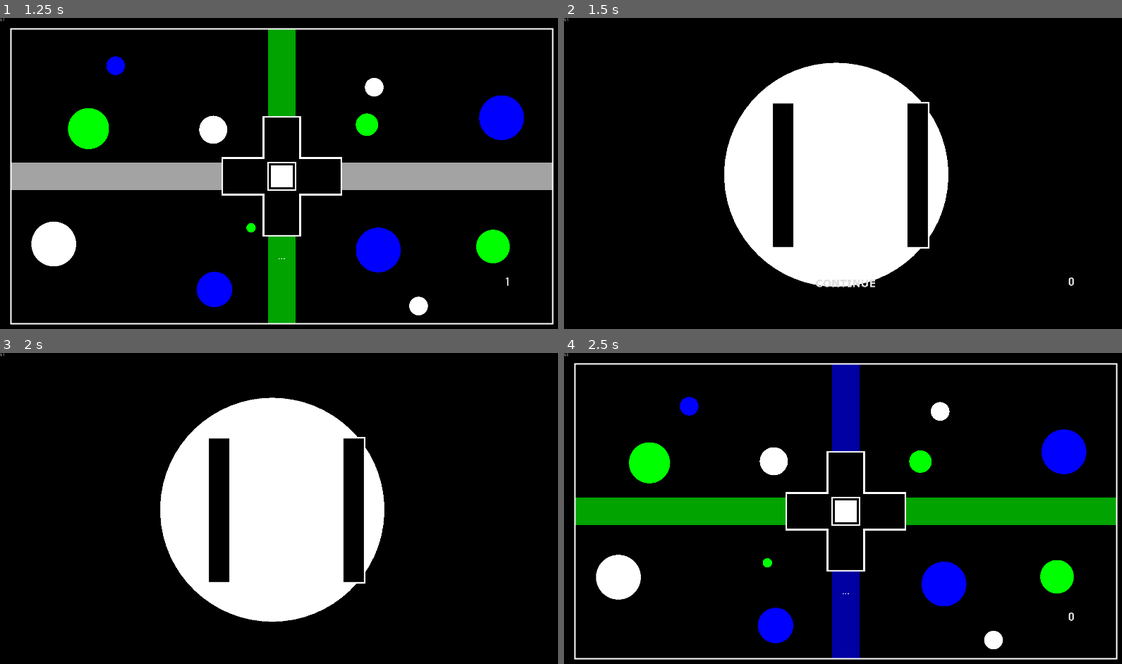
Above: before the commit, frames 1-4 (two rows, left to right).
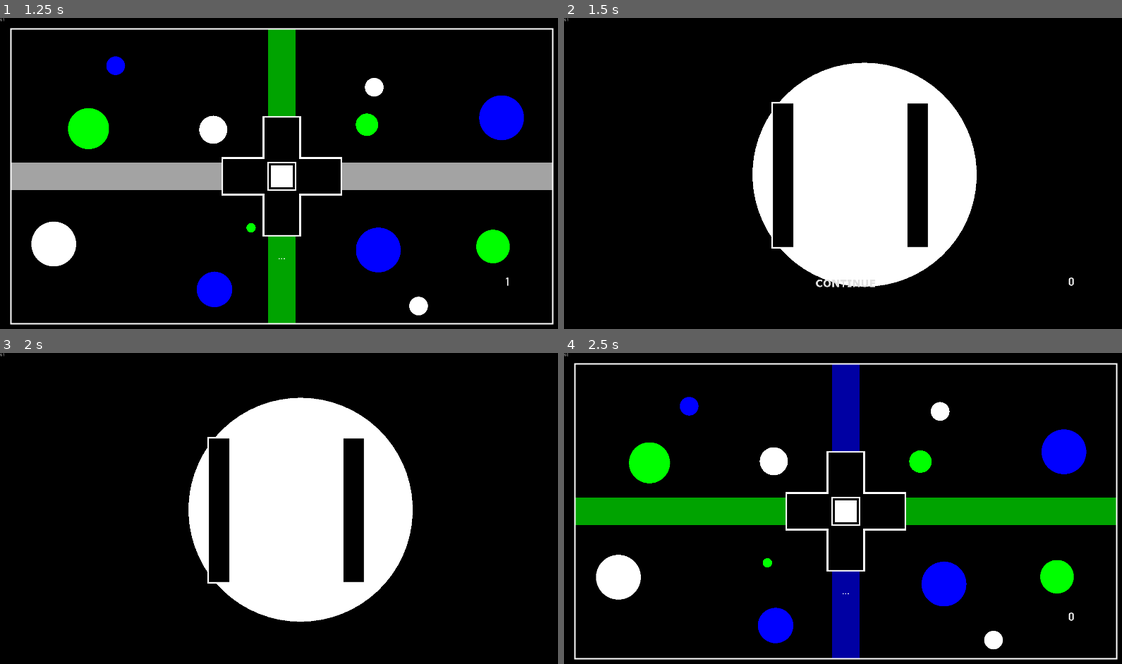
Above: after the commit, the same moments.

Repository: Dark-Gran/Spirit-Circles
Game: Godot game, scene res://src/Main.tscn
Same seed, same stepped clock (60 frames per second), same inputs: the game is played once before the commit and once after it.
Inputs (mouse positions are in pixels of both pictures, inside the frame that each line leads up to):
- Up to frame 1 (1.25 s): click (284, 176) at 0.5 s
- Up to frame 2 (1.5 s): move the mouse to (971, 161) at 1.27 s; hold Right (ui_right) from 1.28 s (still down)
- Up to frame 3 (2 s): keep holding Right (ui_right); tap Space (ui_accept) at 1.52 s
- Up to frame 4 (2.5 s): move the mouse to (731, 527) at 2.02 s; release Right (ui_right) at 2.03 s; hold Left (ui_left) from 2.03 s (still down); tap Space (ui_accept) at 2.27 s

Frame 1 is identical in both runs. In frame 2, 7.3% of the frame differs, in the area x 28-74%, y 14-87%; in frame 3, 7.3%; in frame 4, nothing differs.

Commit message:
stuck between walls -> split

Diff:
--- a/src/world/Circle.gd
+++ b/src/world/Circle.gd
@@ -32,6 +32,7 @@
 const MAX_MOVE_ATTEMPTS = 5 # see process() "Move"
 const DANCE_STRENGTH = 0.1 # see dance()
 const SPLIT_PART_ANGLE = 15 # see split()
+const STUCK_CAP = 3 # see process() "Stuck"
 
 export (ColorType) var color_type = ColorType.WHITE
 export (int) var angle = 0
@@ -108,6 +109,7 @@
 	# Reset breakability
 	if unbreakable && grow_buffer == 0:
 		unbreakable = false
+		stuck_timer = 0
 	# Reset collison-exceptions
 	if ignored_while_overlapping.size() > 0:
 		var not_to_ignore_anymore = Array()
@@ -117,7 +119,7 @@
 					not_to_ignore_anymore.append(i)
 			else:
 				if i.get_node_or_null("CollisionShape2D") != null:
-					if !$CollisionShape2D.shape.collide_with_motion($CollisionShape2D.global_transform, velocity*delta, i.get_node("CollisionShape2D").shape, i.get_node("CollisionShape2D").global_transform, Vector2.ZERO):
+					if !bodies_collide_with_motion(self, i, velocity*delta, Vector2.ZERO):
 						not_to_ignore_anymore.append(i)
 						if i.is_in_group("beams"):
 							i.circles_inside.erase(self)
@@ -160,29 +162,36 @@
 			null_ray_points()
 	# Move
 	var movement = velocity*delta
-	var i = 0
-	while movement.length() > 0 && i <= MAX_MOVE_ATTEMPTS:
-		var collision = move_and_collide(movement, true, true, true)
+	var r = 0
+	var collision
+	while movement.length() > 0 && r <= MAX_MOVE_ATTEMPTS:
+		collision = move_and_collide(movement, true, true, true)
 		if collision:
 			collide(collision)
-			if get_collision_exceptions().has(collision.collider):
-				move_and_collide(movement)
-				break
-			else:
-				move_and_collide(collision.travel)
-				var rad_angle = deg2rad(angle)
-				if rad_angle < collision.travel.angle():
-					movement = collision.remainder.rotated(rad_angle-collision.travel.angle())
-				else:
-					movement = collision.remainder.rotated(collision.travel.angle()-rad_angle)
+			move_and_collide(collision.travel)
+			var rad_angle = deg2rad(angle)
+			if rad_angle < collision.remainder.angle():
+				movement = collision.remainder.rotated(rad_angle-collision.remainder.angle())
+			else:
+				movement = collision.remainder.rotated(collision.remainder.angle()-rad_angle)
 		else:
 			move_and_collide(movement)
 			break
-		i += 1
+		r += 1
 	# Stuck in wall -> Split
-	pass
+	if !unbreakable:
+		if $StuckDetector.get_overlapping_bodies().size() > 1:
+			stuck_timer += delta
+			if stuck_timer > STUCK_CAP:
+				stuck_timer = 0
+				split_on_stuck($StuckDetector.get_overlapping_bodies())
+		elif stuck_timer > 0:
+			stuck_timer = 0
 
 # COLLISIONS
+
+func bodies_collide_with_motion(a, b, motion_a, motion_b):
+	return a.get_node("CollisionShape2D").shape.collide_with_motion(a.get_node("CollisionShape2D").global_transform, motion_a, b.get_node("CollisionShape2D").shape, b.get_node("CollisionShape2D").global_transform, motion_b)
 
 func collide(collision):
 	var collider = collision.collider
@@ -260,11 +269,11 @@
 	if color_type == ColorType.RED:
 		toSplit = collider
 		splitter = self
-	splitter.add_to_ignore_while_overlapping(toSplit)
+	# Get outcome angle
 	toSplit.add_to_ignore_while_overlapping(splitter)
-	# Get outcome angle
 	var splitter_direction = Vector2.ZERO
 	if splitter.is_in_group("circles"):
+		splitter.add_to_ignore_while_overlapping(toSplit)
 		splitter_direction = splitter.velocity_direction
 	var perpendicular = splitter_direction.rotated(deg2rad(90))
 	var angle_to_perp = floor(rad2deg(toSplit.velocity_direction.angle_to(perpendicular)))
@@ -289,10 +298,23 @@
 		new_circle.add_to_ignore_while_overlapping(toSplit)
 		toSplit.add_to_ignore_while_overlapping(new_circle)
 		new_circle.add_to_ignore_while_overlapping(splitter)
-		splitter.add_to_ignore_while_overlapping(new_circle)
+		if splitter.is_in_group("circles"):
+			splitter.add_to_ignore_while_overlapping(new_circle)
+		return new_circle
 	else: # Redirect toSplit if too small
 		toSplit.angle = mid_angle
 		toSplit.refresh()
+		return null
+
+func split_on_stuck(overlaps):
+	if overlaps.size() > 0:
+		var new_circle = split(overlaps[0])
+		if new_circle:
+			for o in overlaps:
+				o.add_collision_exception_with(self)
+				add_to_ignore_while_overlapping(o)
+				o.add_collision_exception_with(new_circle)
+				new_circle.add_to_ignore_while_overlapping(o)
 
 func add_to_ignore_while_overlapping(i):
 	if !ignored_while_overlapping.has(i):
@@ -302,6 +324,8 @@
 func remove_from_ignore_while_overlapping(i):
 	remove_collision_exception_with(i)
 	ignored_while_overlapping.erase(i)
+	if !i.is_in_group("circles"):
+		i.remove_collision_exception_with(self)
 
 # REFRESHERS
 
@@ -314,8 +338,10 @@
 
 func refresh_size():
 	var s = float(size)/PI
-	$MeshInstance2D.scale = Vector2(s, s)
-	$CollisionShape2D.scale = Vector2(s, s)
+	var new_scale = Vector2(s, s)
+	$MeshInstance2D.scale = new_scale
+	$CollisionShape2D.scale = new_scale
+	$StuckDetector.scale = new_scale
 	radius = s*Main.SIZE_TO_SCALE
 	top_portal = -radius
 	left_portal = -radius
--- a/src/world/Circle.tscn
+++ b/src/world/Circle.tscn
@@ -41,3 +41,12 @@
 collision_mask = 2
 collide_with_areas = true
 collide_with_bodies = false
+
+[node name="StuckDetector" type="Area2D" parent="."]
+gravity_vec = Vector2( 0, 0 )
+monitorable = false
+collision_layer = 0
+collision_mask = 4
+
+[node name="CollisionShape2D2" type="CollisionShape2D" parent="StuckDetector"]
+shape = SubResource( 2 )
--- a/src/world/obstacles/Beam.tscn
+++ b/src/world/obstacles/Beam.tscn
@@ -10,6 +10,7 @@
 [node name="Beam" type="KinematicBody2D" groups=[
 "beams",
 ]]
+collision_layer = 5
 collision_mask = 0
 script = ExtResource( 1 )
 
--- a/src/world/obstacles/Wall_0.tscn
+++ b/src/world/obstacles/Wall_0.tscn
@@ -6,6 +6,8 @@
 [sub_resource type="RectangleShape2D" id=2]
 
 [node name="Wall" type="KinematicBody2D"]
+collision_layer = 5
+collision_mask = 0
 
 [node name="MeshInstance2D" type="MeshInstance2D" parent="."]
 scale = Vector2( 4, 25 )
--- a/src/world/obstacles/Wall_1.tscn
+++ b/src/world/obstacles/Wall_1.tscn
@@ -6,6 +6,8 @@
 [sub_resource type="RectangleShape2D" id=2]
 
 [node name="Wall" type="KinematicBody2D"]
+collision_layer = 5
+collision_mask = 0
 
 [node name="MeshInstance2D" type="MeshInstance2D" parent="."]
 scale = Vector2( 4, 40 )
--- a/src/world/obstacles/Wall_2.tscn
+++ b/src/world/obstacles/Wall_2.tscn
@@ -6,6 +6,8 @@
 [sub_resource type="RectangleShape2D" id=2]
 
 [node name="Wall" type="KinematicBody2D"]
+collision_layer = 5
+collision_mask = 0
 
 [node name="MeshInstance2D" type="MeshInstance2D" parent="."]
 scale = Vector2( 4, 80 )
--- a/src/world/obstacles/Wall_Border.tscn
+++ b/src/world/obstacles/Wall_Border.tscn
@@ -6,6 +6,8 @@
 [sub_resource type="RectangleShape2D" id=2]
 
 [node name="Wall" type="KinematicBody2D"]
+collision_layer = 5
+collision_mask = 0
 
 [node name="MeshInstance2D" type="MeshInstance2D" parent="."]
 position = Vector2( 0, 540 )
--- a/src/world/obstacles/Wall_Corner_0.tscn
+++ b/src/world/obstacles/Wall_Corner_0.tscn
@@ -7,6 +7,8 @@
 extents = Vector2( 1.4212, 35.0097 )
 
 [node name="Corner" type="KinematicBody2D"]
+collision_layer = 5
+collision_mask = 0
 
 [node name="MeshInstance2D" type="MeshInstance2D" parent="."]
 position = Vector2( 0, 240 )
--- a/src/world/obstacles/Wall_Cross_0.tscn
+++ b/src/world/obstacles/Wall_Cross_0.tscn
@@ -6,6 +6,8 @@
 [sub_resource type="RectangleShape2D" id=2]
 
 [node name="Wall" type="KinematicBody2D"]
+collision_layer = 5
+collision_mask = 0
 
 [node name="MeshInstance2D" type="MeshInstance2D" parent="."]
 scale = Vector2( 4, 25 )
--- a/src/world/obstacles/Wall_Cross_1.tscn
+++ b/src/world/obstacles/Wall_Cross_1.tscn
@@ -6,6 +6,8 @@
 [sub_resource type="RectangleShape2D" id=2]
 
 [node name="Wall" type="KinematicBody2D"]
+collision_layer = 5
+collision_mask = 0
 
 [node name="MeshInstance2D" type="MeshInstance2D" parent="."]
 scale = Vector2( 6.5, 20.5 )
--- a/src/world/obstacles/Wall_Wide_0.tscn
+++ b/src/world/obstacles/Wall_Wide_0.tscn
@@ -6,6 +6,8 @@
 [sub_resource type="RectangleShape2D" id=2]
 
 [node name="Wall" type="KinematicBody2D"]
+collision_layer = 5
+collision_mask = 0
 
 [node name="MeshInstance2D" type="MeshInstance2D" parent="."]
 scale = Vector2( 8, 25 )
